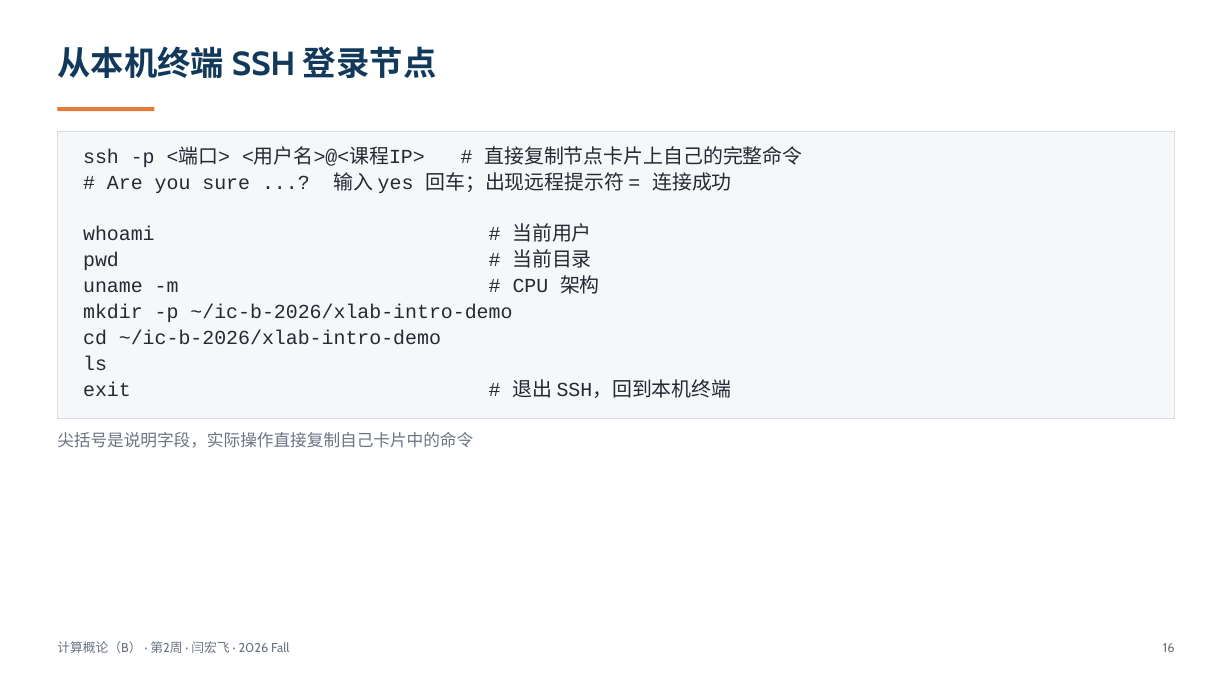
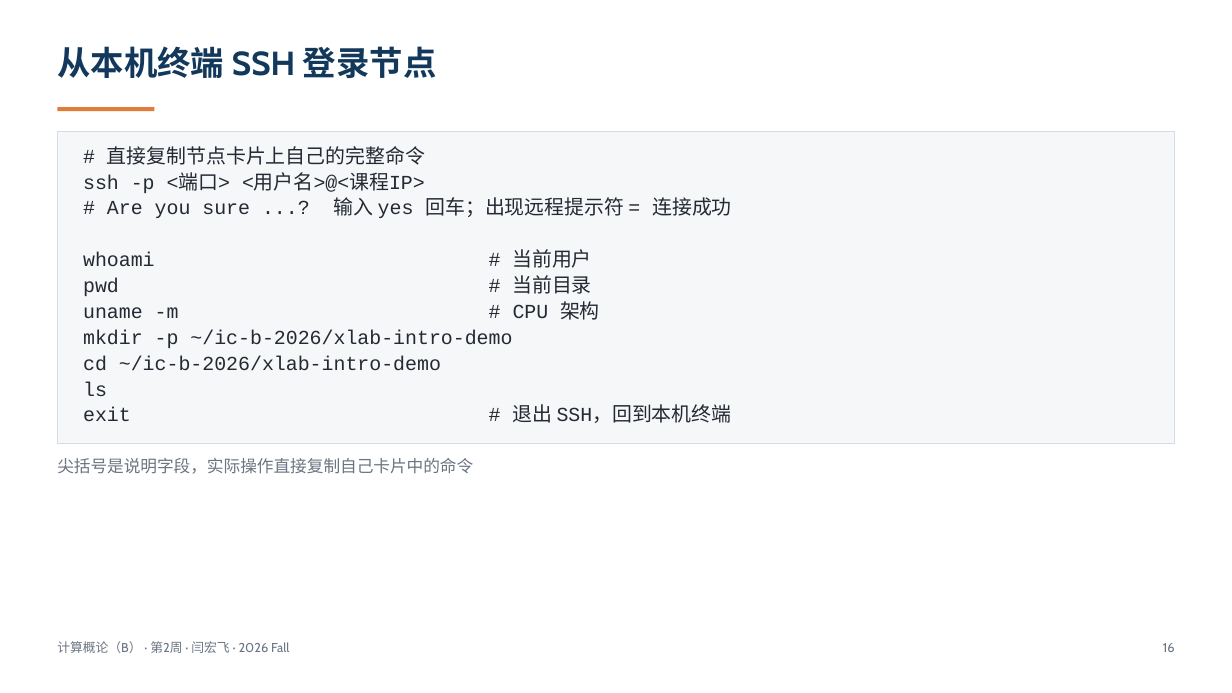
Before and after one commit to GMyhf/2026fall-cs101, a slide deck: slide 16 of courseware/202609_ADS_W02_VM_Shell_DevEnv.pptx. Drawn at 1232x693 pixels with LibreOffice and Linux fonts; fonts in the diff are those of the drawing. Boxes give left, top, right and bottom in pixels: in the first picture for what was removed or moved away, otherwise in the second. Text is boxed around its words. In the diff, an @@ line names an element or a change of style, - is before the commit and + after.

```diff
--- a/courseware/202609_ADS_W02_VM_Shell_DevEnv.pptx
+++ b/courseware/202609_ADS_W02_VM_Shell_DevEnv.pptx
@@ rectangle: place and size @@
-rectangle at [57, 131, 1175, 418]
+rectangle at [57, 131, 1175, 444]
@@ text at [83, 146, 425, 193]: text changed @@
-ssh -p <端口> <用户名>@<课程IP> # 直接复制节点卡片上自己的完整命令
+# 直接复制节点卡片上自己的完整命令
+ssh -p <端口> <用户名>@<课程IP>
@@ text "尖括号是说明字段，实际操作直接复制自己卡片中的命令": place and size @@
-text "尖括号是说明字段，实际操作直接复制自己卡片中的命令" at [57, 432, 473, 448]
+text "尖括号是说明字段，实际操作直接复制自己卡片中的命令" at [57, 458, 473, 474]
```
Also in this commit, not shown: 1 other slide changed, 14 other files.
